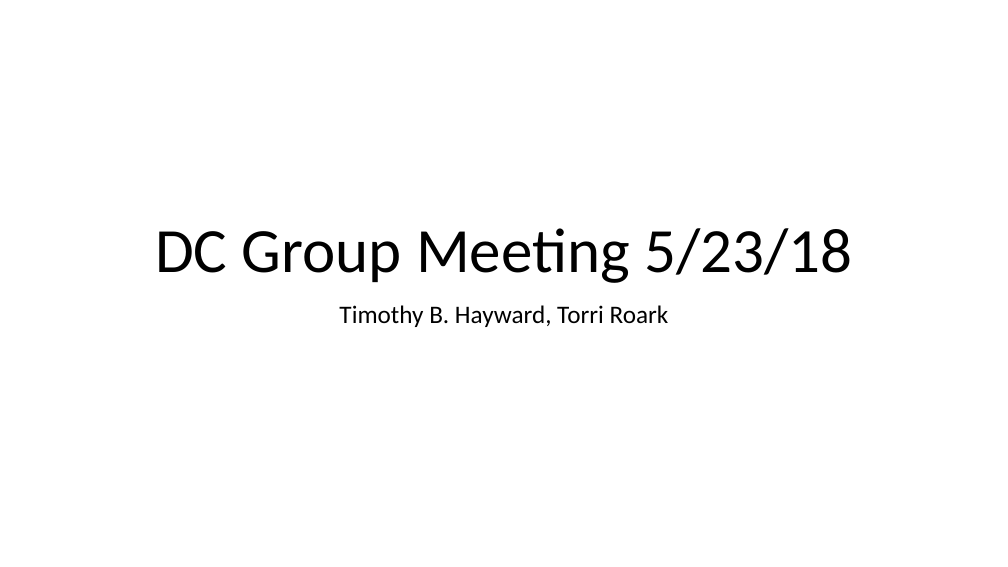
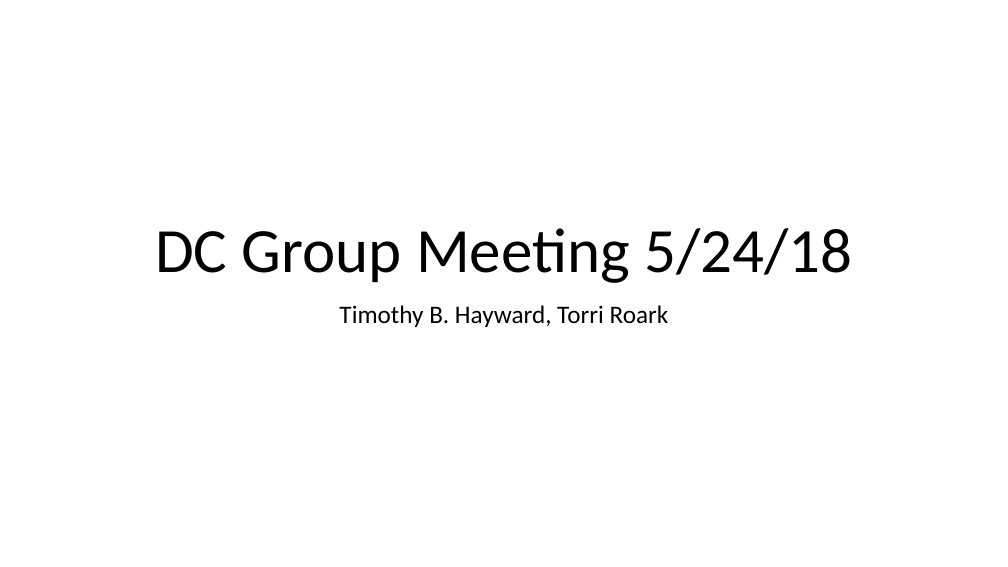
Before and after one commit to tbhayward/Clas12_DC_alignment, a slide deck: slide 1 of presentations/05_24_2018_dc_group/dc_group_meeting_may24.pptx. Drawn at 1008x567 pixels with LibreOffice and Linux fonts; fonts in the diff are those of the drawing. Boxes give left, top, right and bottom in pixels: in the first picture for what was removed or moved away, otherwise in the second. Text is boxed around its words. In the diff, an @@ line names an element or a change of style, - is before the commit and + after.

Commit message:
fixed date of presentation

```diff
--- a/presentations/05_24_2018_dc_group/dc_group_meeting_may24.pptx
+++ b/presentations/05_24_2018_dc_group/dc_group_meeting_may24.pptx
@@ title at box(155, 228, 852, 283): text changed @@
-DC Group Meeting 5/23/18
+DC Group Meeting 5/24/18
```
Also in this commit, not shown: 1 other file.
